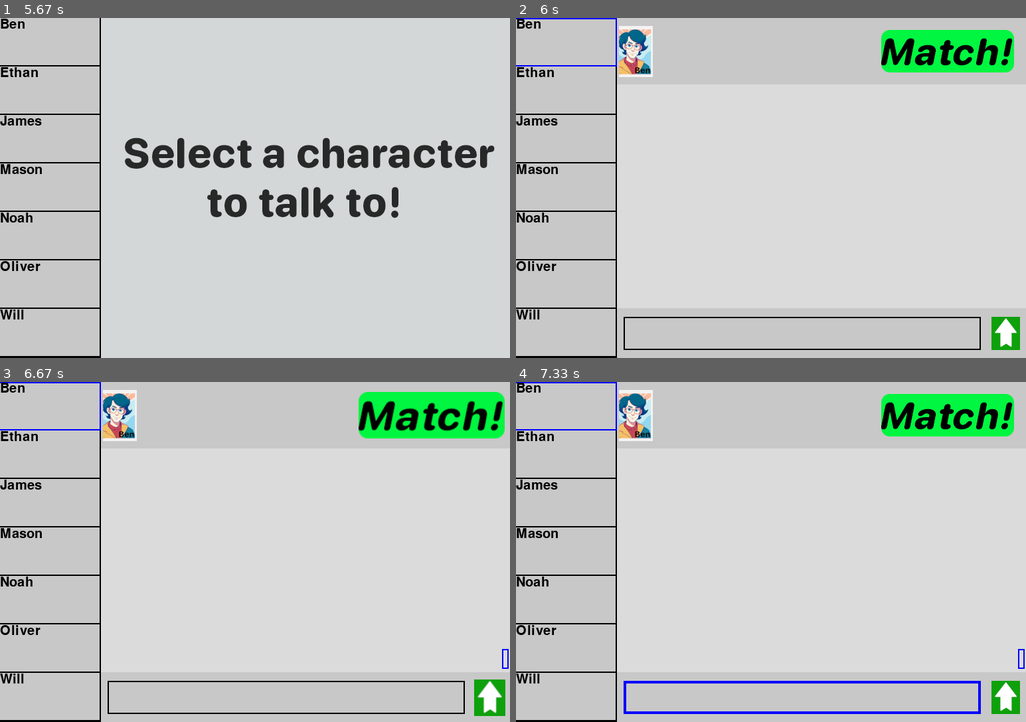
Above: before the commit, frames 1-4 (two rows, left to right).
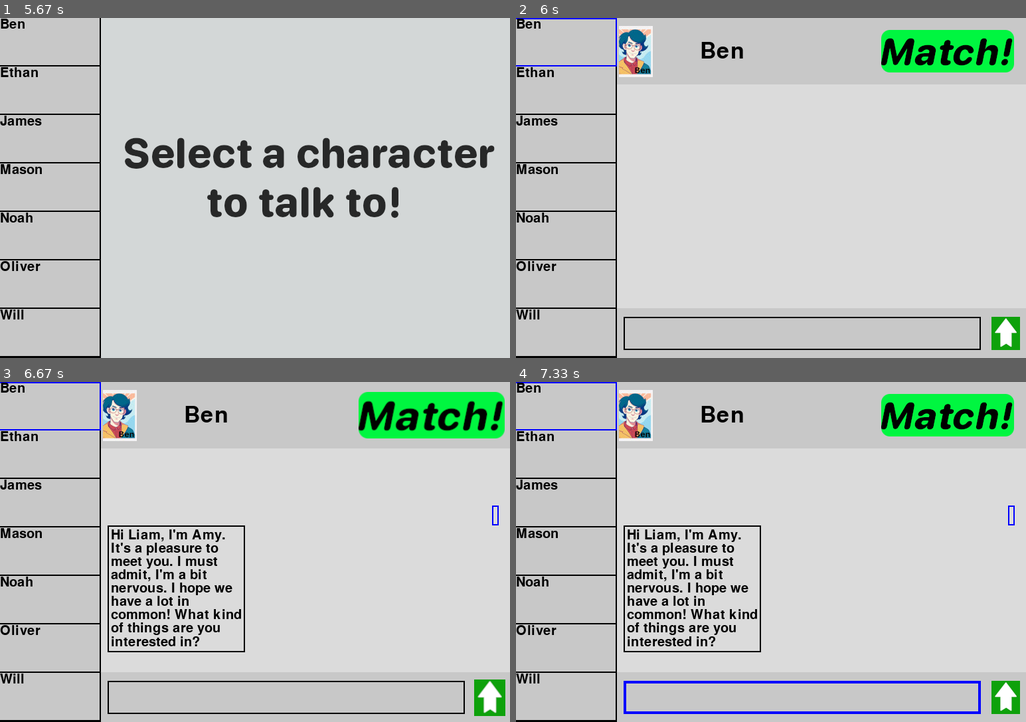
Above: after the commit, the same moments.

Repository: Robro1878/Are_You_The_One
Game: pygame game, started from Are_you_the_one.py
Same seed, same stepped clock (60 frames per second), same inputs: the game is played once before the commit and once after it.
Inputs (mouse positions are in pixels of both pictures, inside the frame that each line leads up to):
- Up to frame 1 (5.67 s): click (453, 273) at 0.38 s; click (438, 303) at 0.72 s; click (66, 167) at 1.05 s; click (81, 269) at 1.38 s; click (387, 62) at 1.72 s; click (127, 269) at 2.62 s; click (214, 167) at 2.95 s; click (168, 167) at 3.85 s; click (377, 188) at 4.18 s; click (168, 167) at 5.08 s; click (244, 307) at 5.42 s
- Up to frame 2 (6 s): click "Ben" at 5.75 s
- Up to frame 3 (6.67 s): click (489, 698) at 6.08 s; click (433, 416) at 6.42 s
- Up to frame 4 (7.33 s): click (771, 429) at 6.75 s; click (801, 698) at 7.08 s

Frame 1 is identical in both runs. In frame 2, 0.2% of the frame differs, in the area x 36-45%, y 7-12%; in frame 3, 3.1%, in the area x 21-100%, y 7-85%; in frame 4, 3.1%.

Commit message:
Messaging is done now I think. Just need to make the end screen and implement match button. Then AI!

Diff:
--- a/character_messenging.py
+++ b/character_messenging.py
@@ -31,6 +31,11 @@
         self.top_panel_rect = pygame.Rect(152,0,constants.game.screen_width-152, 100)
         self.bottom_panel_rect = pygame.Rect(152,constants.game.screen_height-75,constants.game.screen_width-152,75)
 
+        self.name_font = pygame.font.SysFont(None, 50)
+        self.name = self.name_font.render(character,True, constants.Colors.BLACK)
+        self.name_rect = self.name.get_rect()
+        self.name_rect.center = constants.Messaging.character_name_pos
+
         self.messages = []
 
     def run(self, events, scroll_y):
@@ -58,12 +63,18 @@
                         if self.send_message_rect.collidepoint(event.pos):
                             self.messages.append(Message(self.screen, self.input.get_input(), True))
                             self.input.reset()
+                            self.messages.append(Message(self.screen, "Hi Liam, I'm Amy. It's a pleasure to meet you. I must admit, I'm a bit nervous. I hope we have a lot in common! What kind of things are you interested in?", False))
 
             self.screen.fill(constants.Colors.LIGHT_GRAY, self.rect)
 
+            total_height = 0
+            for i in range(len(self.messages)):
+                if i == 0:
+                    self.messages[len(self.messages)-1-i].setHeight(constants.Messaging.message_initial_height + scroll_y)
+                else:
+                    total_height += self.messages[len(self.messages)-i].get_total_text_height() + 10
+                    self.messages[len(self.messages)-1-i].setHeight(constants.Messaging.message_initial_height - total_height + scroll_y)
 
-            for i in range(len(self.messages)):
-                self.messages[len(self.messages)-1-i].setHeight(constants.Messaging.message_initial_height - i*constants.Messaging.message_height_delta + scroll_y)
                 self.messages[len(self.messages)-1-i].run()
 
             pygame.draw.rect(self.screen, constants.Colors.GRAY, self.top_panel_rect)
@@ -71,5 +82,6 @@
             self.screen.blit(self.match_button, self.match_button_rect)
             self.screen.blit(self.send_message, self.send_message_rect)
             self.screen.blit(self.character_image, self.character_image_rect)
+            self.screen.blit(self.name, self.name_rect)
 
             self.input.run(events)
--- a/constants.py
+++ b/constants.py
@@ -54,6 +54,7 @@
 
     character_image_pos = (180,50)
     match_button_pos = (650,50)
+    character_name_pos = (310, 50)
 
 
 class Colors:
--- a/message.py
+++ b/message.py
@@ -5,16 +5,20 @@
     def __init__(self, screen, text:str, user:bool):
         self.screen = screen
         self.font = pygame.font.SysFont(None, 30)
-        self.text = self.font.render(text,True, constants.Colors.BLACK)
-        self.rect = self.text.get_rect()
+        # self.text = self.font.render(text,True, constants.Colors.BLACK)
+        self.text = text
+        # self.rect = self.text.get_rect()
         self.user = user
-        if not self.user:
-            self.left = 162
-        else:
-            self.left = constants.game.screen_width - self.rect.width - 12
-        self.rect.topleft = self.left,constants.Messaging.message_initial_height
-        self.rect.height = constants.Messaging.message_height
-        self.rect.width += 10
+        self.left = 162
+        self.height = constants.Messaging.message_initial_height
+        self.total_text_height = 0
+        # if not self.user:
+        #     self.left = 162
+        # else:
+        #     self.left = constants.game.screen_width - self.rect.width - 12
+        # self.rect.topleft = self.left,constants.Messaging.message_initial_height
+        # self.rect.height = constants.Messaging.message_height
+        # self.rect.width += 10
 
     def run(self):
         if self.user:
@@ -22,9 +26,57 @@
         else:
             color = constants.Colors.BLACK
 
-        self.rect.top = self.height
-        self.screen.blit(self.text, self.rect.move(5,5))
-        pygame.draw.rect(self.screen, color, self.rect, 2)
+        # self.rect.top = self.height
+        # self.blit_text(self.screen, self.text, (self.left, self.height))
+        # self.screen.blit(self.text, self.rect.move(5,5))
+        # pygame.draw.rect(self.screen, color, self.rect, 2)
+        self.render_multiline_text_with_border(self.text,200,self.font, (300,200))
 
     def setHeight(self, height):
         self.height = height
+
+    def render_multiline_text_with_border(self, text, max_width, font, bottom_left):
+        if self.user:
+            border_color = constants.Colors.BLUE
+        else:
+            border_color = constants.Colors.BLACK
+        lines = []
+        words = text.split()
+        current_line = ''
+        for word in words:
+            test_line = current_line + ' ' + word if current_line != '' else word
+            if font.size(test_line)[0] <= max_width:
+                current_line = test_line
+            else:
+                lines.append(current_line)
+                current_line = word
+        lines.append(current_line)
+
+        # Render text
+        text_surfaces = []
+        for line in lines:
+            text_surface = font.render(line, True, constants.Colors.BLACK)
+            text_surfaces.append(text_surface)
+
+        # Calculate bounding rectangle
+        max_text_width = max(surface.get_width() for surface in text_surfaces)
+        total_text_height = sum(surface.get_height() for surface in text_surfaces)
+        self.total_text_height = total_text_height
+
+        # Draw border around the text block
+        border_rect = pygame.Rect(self.left, self.height - total_text_height - 5, max_text_width + 10, total_text_height + 10)
+        if self.user:
+            border_rect.right = (constants.game.screen_width - 17)
+        pygame.draw.rect(self.screen, border_color, border_rect, 2)
+
+        # Blit text onto the screen
+        y_offset = self.height - total_text_height
+        for surface in text_surfaces:
+            if self.user:
+                self.screen.blit(surface, (constants.game.screen_width - border_rect.width - 12, y_offset))
+            else:
+                self.screen.blit(surface, (self.left + 5, y_offset))
+            y_offset += surface.get_height()
+
+    def get_total_text_height(self):
+        return self.total_text_height
--- a/trial.py
+++ b/trial.py
@@ -5,9 +5,9 @@
 pygame.init()
 
 # Set up display
-WIDTH, HEIGHT = 400, 600
+WIDTH, HEIGHT = 400, 300
 screen = pygame.display.set_mode((WIDTH, HEIGHT))
-pygame.display.set_caption("Messaging App")
+pygame.display.set_caption("Text Rendering Example")
 
 # Colors
 WHITE = (255, 255, 255)
@@ -16,48 +16,56 @@
 # Fonts
 font = pygame.font.SysFont(None, 24)
 
-# Messages
-messages = [
-    "Hello!",
-    "How are you?",
-    "I'm good, thanks!",
-    "What about you?",
-    "I'm doing well too.",
-    "That's great!",
-    "We should catch up sometime.",
-    "Definitely!",
-    "Let's plan something soon."
-]
+def render_multiline_text_with_border(text, max_width):
+    lines = []
+    words = text.split()
+    current_line = ''
+    for word in words:
+        test_line = current_line + ' ' + word if current_line != '' else word
+        if font.size(test_line)[0] <= max_width:
+            current_line = test_line
+        else:
+            lines.append(current_line)
+            current_line = word
+    lines.append(current_line)
 
-# Scroll functionality
-scroll_y = 0
-scroll_speed = 30
+    # Render text
+    text_surfaces = []
+    for line in lines:
+        text_surface = font.render(line, True, BLACK)
+        text_surfaces.append(text_surface)
+
+    # Calculate bounding rectangle
+    max_text_width = max(surface.get_width() for surface in text_surfaces)
+    total_text_height = sum(surface.get_height() for surface in text_surfaces)
+
+    # Draw border around the text block
+    border_rect = pygame.Rect(10 - 5, (HEIGHT - total_text_height) // 2 - 5, max_text_width + 10, total_text_height + 10)
+    pygame.draw.rect(screen, BLACK, border_rect, 1)
+
+    # Blit text onto the screen
+    y_offset = (HEIGHT - total_text_height) // 2
+    for surface in text_surfaces:
+        screen.blit(surface, (10, y_offset))
+        y_offset += surface.get_height()
+
+
 
 # Main loop
 running = True
 while running:
-    # Handle events
     for event in pygame.event.get():
         if event.type == pygame.QUIT:
             running = False
-        elif event.type == pygame.MOUSEBUTTONDOWN:
-            if event.button == 5:  # Scroll up
-                scroll_y += scroll_speed
-            elif event.button == 4:  # Scroll down
-                scroll_y -= scroll_speed
 
     # Fill the screen
     screen.fill(WHITE)
 
-    # Calculate the visible messages based on the scroll position
-    start_index = max(0, min(len(messages) - 1, len(messages) - (HEIGHT // 30)))
-    visible_messages = messages[start_index:]
+    # Render and display multiline text
+    max_width = 200
+    text = "This is a long text that should be rendered on multiple lines because it exceeds the maximum width."
+    render_multiline_text_with_border(text, max_width)
 
-    # Display messages
-    for i, message in enumerate(visible_messages):
-        message_text = font.render(message, True, BLACK)
-        text_rect = message_text.get_rect(topleft=(10, i * 30 - scroll_y))
-        screen.blit(message_text, text_rect)
 
     # Update the display
     pygame.display.flip()
